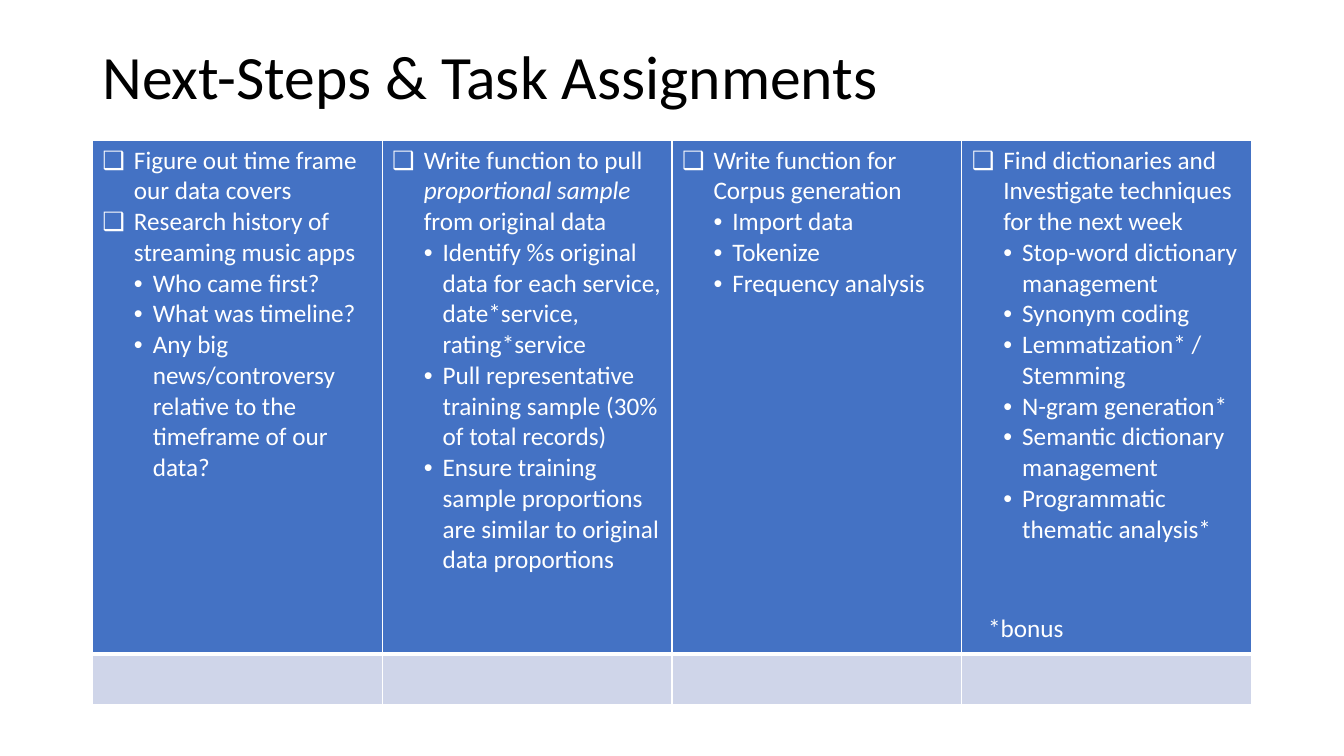
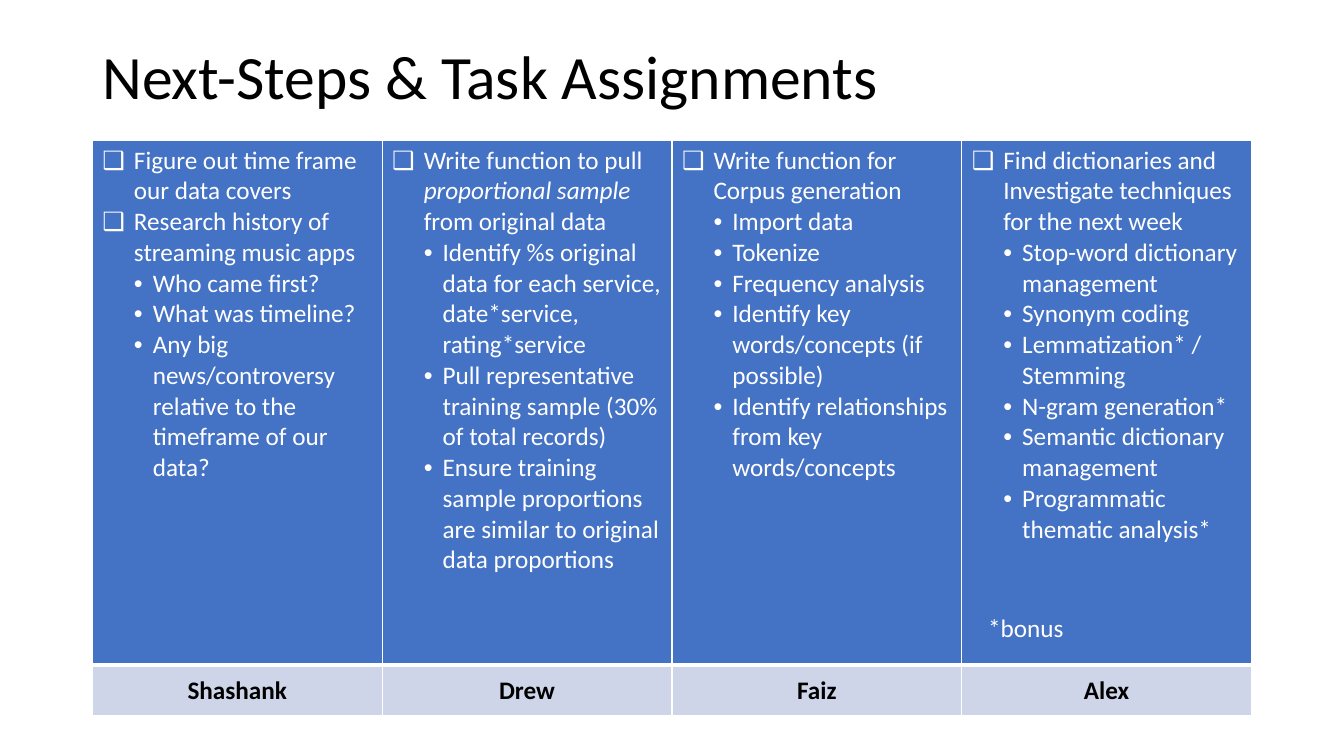
Before and after one commit to ahgraber/AmazonSemantics, a slide deck: slide 18 of MIS612 Project Busn Analysis.pptx (slide 19 before the commit). Drawn at 1344x756 pixels with LibreOffice and Linux fonts; fonts in the diff are those of the drawing. Boxes give left, top, right and bottom in pixels: in the first picture for what was removed or moved away, otherwise in the second. Text is boxed around its words. In the diff, an @@ line names an element or a change of style, - is before the commit and + after.

```diff
--- a/MIS612 Project Busn Analysis.pptx
+++ b/MIS612 Project Busn Analysis.pptx
@@ table at <box>93,140,1254,716</box> @@
-row 1, column 3: Write function for Corpus generation / Import data / Tokenize / Frequency analysis
+row 1, column 3: Write function for Corpus generation / Import data / Tokenize / Frequency analysis / Identify key words/concepts (if possible) / Identify relationships from key words/concepts
-row 2:  |  |  | 
+row 2: Shashank | Drew | Faiz | Alex
```
Also in this commit, not shown: 5 other slides changed, 1 slide removed, 3 other files.
